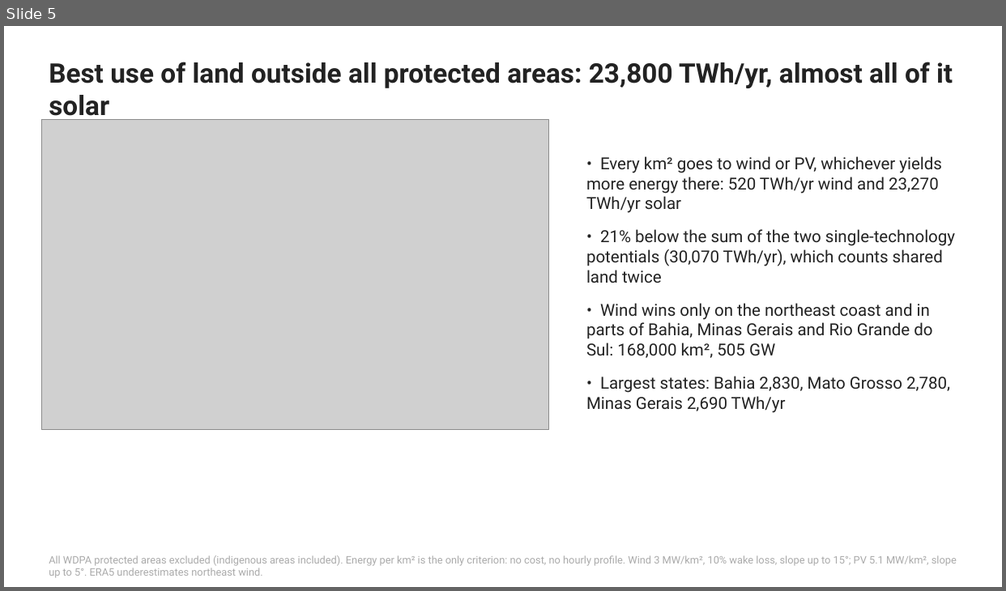
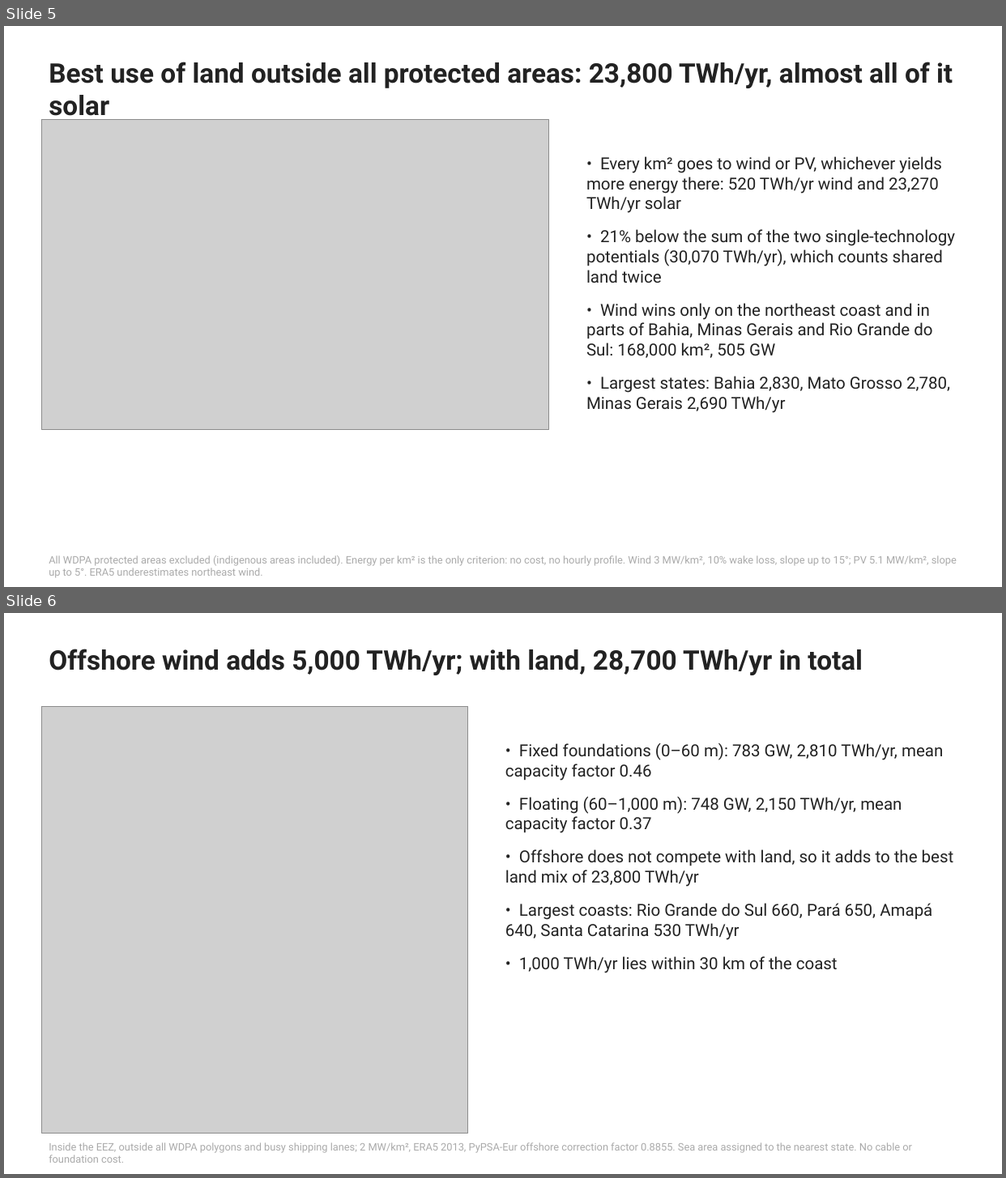
Before and after one commit to YAL-ESM/pypsa-eur-ki, a slide deck: workshop/slides/brazil_renewables.pptx. Shown one above the other, each under a label of ours: slide 5 before the commit, slides 5 and 6 after it. The pictures are 1006x591 and 1006x1178 pixels, drawn with LibreOffice and Linux fonts; fonts in the diff are those of the drawing; grey boxes stand for pictures. Boxes give left, top, right and bottom in pixels: in the first picture for what was removed or moved away, otherwise in the second. Text is boxed around its words. In the diff, an @@ line names an element or a change of style, - is before the commit and + after.

Commit message:
feat(brazil): offshore potential, cable landing and steady 2 GW supply; slides 6-7
- offshore_potential.py: offshore wind outside protected areas (fixed and floating), by coast state
- landing_point.py: landing on the coast of the state with the largest output
- firm_supply.py: cheapest wind, PV, offshore and battery within 150 km of each coast point
  that deliver 2 GW in every hour of 2013; hourly time series of the best landing
- optimal_land_use.py: save output and capacity per weather cell for the scripts above

```diff
--- a/workshop/slides/brazil_renewables.pptx
+++ b/workshop/slides/brazil_renewables.pptx
@@ slide 6 added at [4,613,1002,1174], background #FFFFFF @@
@@ text added at [49,649,863,675], 26 pt, text #222222, bold @@
+Offshore wind adds 5,000 TWh/yr; with land, 28,700 TWh/yr in total
@@ picture added at [41,707,468,1133] @@
@@ text added at [505,743,954,973], 16 pt, text #222222 @@
+• Fixed foundations (0–60 m): 783 GW, 2,810 TWh/yr, mean capacity factor 0.46
+• Floating (60–1,000 m): 748 GW, 2,150 TWh/yr, mean capacity factor 0.37
+• Offshore does not compete with land, so it adds to the best land mix of 23,800 TWh/yr
+• Largest coasts: Rio Grande do Sul 660, Pará 650, Amapá 640, Santa Catarina 530 TWh/yr
+• 1,000 TWh/yr lies within 30 km of the coast
@@ text added at [49,1143,912,1163], 10 pt, text #AAAAAA @@
+Inside the EEZ, outside all WDPA polygons and busy shipping lanes; 2 MW/km², ERA5 2013, PyPSA-Eur offshore correction factor 0.8855. Sea area assigned to the nearest state. No cable or foundation cost.
```
Also in this commit, not shown: 1 other slide added, 4 other files.
